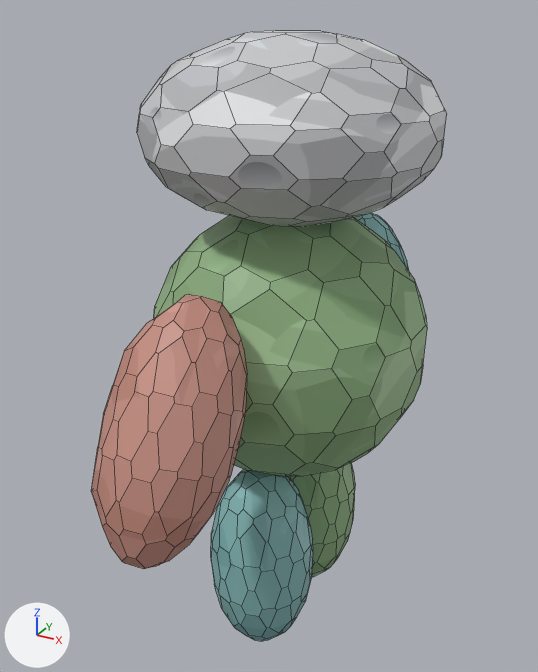
Before and after pictures for a commit that changed the OBJ model TFG/TFG/TFG/res/Models/MC/MainChar.obj.
Rendered twice from a camera (50 mm lens) standing at (2.73, -5.33, 2.65) and looking at (-0.2, -0.01, -0.01). The axes (+X, +Y, +Z) are drawn at lower left. The lights are the same throughout. Mesh edges are drawn as thin lines. Where no turn or scale is listed for an object, it has been applied to the vertices.
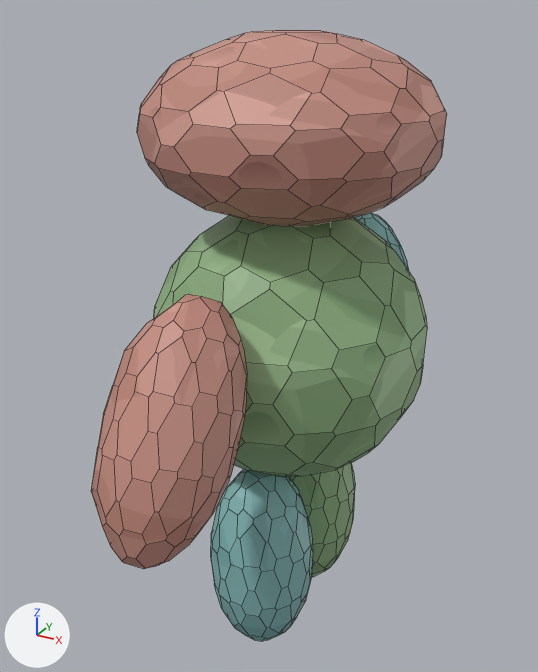
Location of each change, [x1, y1, x2, y2] in pixels of the pictures (538 x 672 px):
'Icosphere.001', recoloured (grey to pink): [137, 30, 447, 226] in both

Edits to the bpy script that builds the scene:
```text
Change me_icosphere_001:
    where me_icosphere_001.from_pydata(...)  # 240 vertices, 122 faces; spans x -1.19..1.19, y -1.16..1.16, z 1.1..2.5
    remove me_icosphere_001.materials.append(mat_material)  # picture img_ivory_png
    add me_icosphere_001.materials.append(mat_material_003)  # picture img_redivory_png
```
